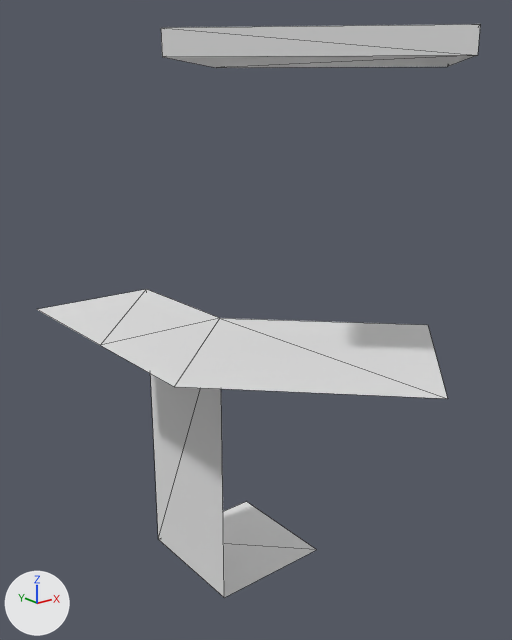
The OBJ model Zeldo/Content/Meshes/Windmill/Windmill.obj as it was, and as the next commit left it.
One viewpoint serves both versions: a 50 mm lens placed at (-65.0, -86.7, 75.4), pointed at (-8.6, -16.2, 47.3). The lights are fixed; the arrows at lower left show +X, +Y and +Z. Mesh edges are drawn as thin lines. Where no turn or scale is listed for an object, it has been applied to the vertices.

The older version as bpy lines, for what is in view:
```python
me_windmill = bpy.data.meshes.new('Windmill')
me_windmill.from_pydata(...)  # 19 vertices, 21 faces; spans x -28.2..10.0, y -46.9..10.0, z 0.0..81.6
ob_windmill = bpy.data.objects.new('Windmill', me_windmill)
ob_windmill.location = (0.0, 0.0, 0.0)
```
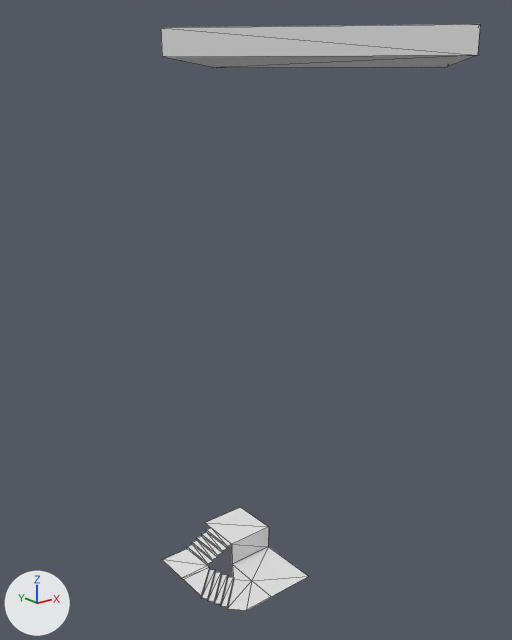
Commit message: Working on the first room of the windmill

Boxes (x1, y1, x2, y2) around the edits, measured in the pictures (512 x 640 px):
'Windmill', reshaped (28% narrower): before (37, 24, 480, 598); after (161, 24, 480, 610)
part 1 of me_windmill, added: after (163, 507, 308, 610)
part 2 of me_windmill, deleted: before (37, 289, 448, 598)

Patch to the scene script:
```diff
--- a/Zeldo/Content/Meshes/Windmill/Windmill.obj.py
+++ b/Zeldo/Content/Meshes/Windmill/Windmill.obj.py
@@ me_windmill @@
 # used by ob_windmill; location = (0.0, 0.0, 0.0)
-me_windmill.from_pydata(...)  # 19 vertices, 21 faces; spans x -28.2..10.0, y -46.9..10.0, z 0.0..81.6
+me_windmill.from_pydata(...)  # 62 vertices, 66 faces; spans x -28.2..10.0, y -46.9..4.0, z 0.0..81.6
+# me_windmill part 1: a new loose piece of 54 vertices spanning x -14.0..4.0, y -14.4..4.0, z 0.0..4.0
+# me_windmill part 2
+# 11 vertices are removed from x -28.2..10.0, y -46.9..10.0, z 0.0..46.3
+# 9 faces are deleted
```
